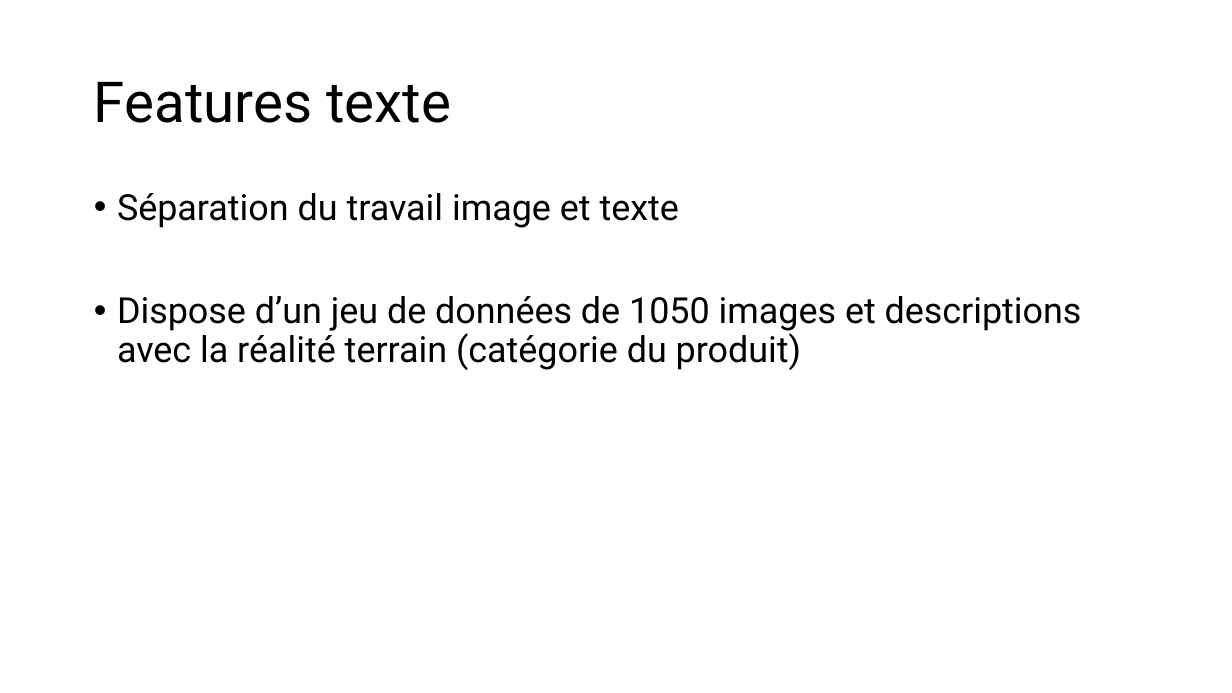
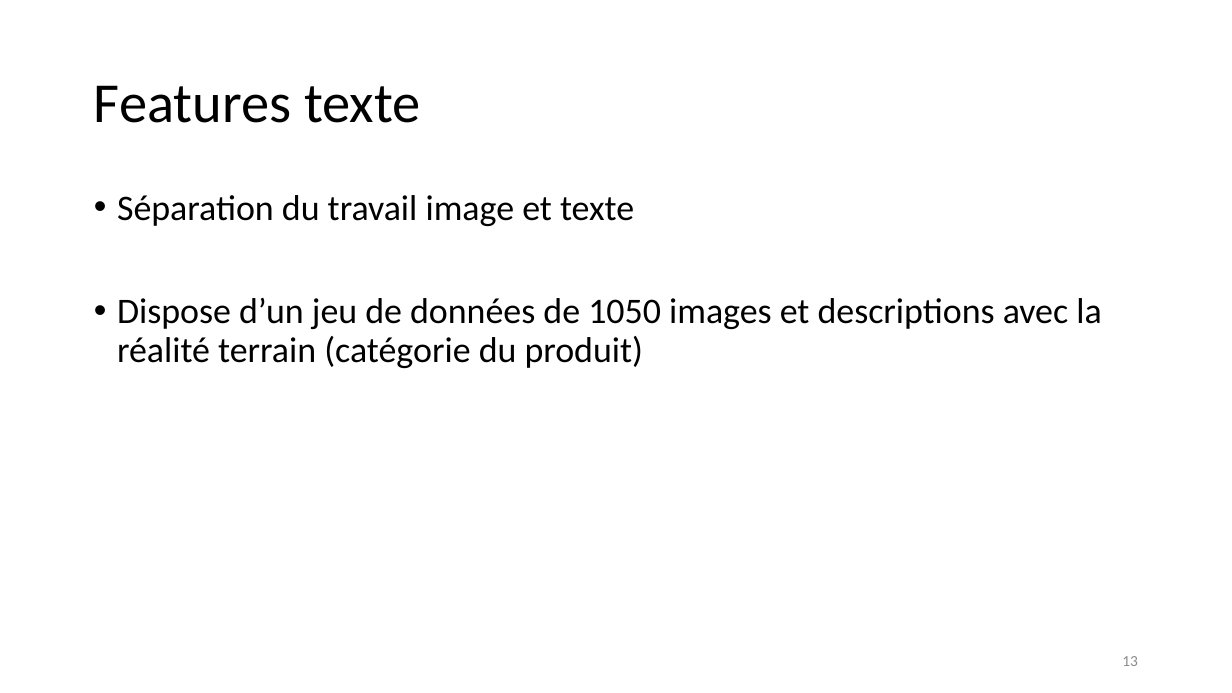
Before and after one commit to Hedredo/oc_projet_6, a slide deck: slide 13 of 5_presentation_072024.pptx (slide 10 before the commit). Drawn at 1232x693 pixels with LibreOffice and Linux fonts; fonts in the diff are those of the drawing. Boxes give left, top, right and bottom in pixels: in the first picture for what was removed or moved away, otherwise in the second. Text is boxed around its words. In the diff, an @@ line names an element or a change of style, - is before the commit and + after.

```diff
--- a/5_presentation_072024.pptx
+++ b/5_presentation_072024.pptx
@@ title "Features texte" at [94, 85, 421, 123]: font Roboto to Calibri @@
@@ text "Séparation du travail image et ..." at [117, 195, 1101, 368]: font Roboto to Calibri @@
@@ page number added at [1122, 656, 1138, 666], 12 pt, text #8C8C8C @@
+13
```
Also in this commit, not shown: 18 other slides changed, 6 slides added, 2 slides removed, 9 other files.
